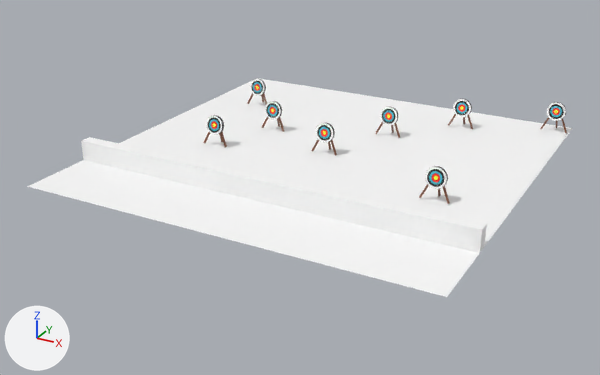
An edit to the glTF model static/range.gltf, drawn before and after from the same camera.
Camera for both pictures: a camera (50 mm lens) standing at (17.6, -34.4, 15.2) and looking at (-0.5, -1.5, -1.3). Arrows for +X, +Y and +Z are at lower left; the lights stay in place. Where no turn or scale is listed for an object, it has been applied to the vertices.

The older version as bpy lines, for what is in view:
```python
ob_block = bpy.data.objects.new('block', me_cube)
ob_block.location = (0.0, -6.0, 0.5)
ob_ground = bpy.data.objects.new('ground', me_plane)
ob_ground.location = (0.0, 0.0, 0.0)
ob_target_001 = bpy.data.objects.new('Target.001', me_cube_009)
ob_target_001.location = (-6.92, 5.09, 1.1)
ob_target_001.rotation_euler = (0.0, 0.0, 3.142)  # degrees (0, 0, 180)
ob_target_001.scale = (0.4, 0.4, 0.4)
ob_target_002 = bpy.data.objects.new('Target.002', me_cube_009)
ob_target_002.location = (-4.0, 1.89, 1.1)
ob_target_002.rotation_euler = (0.0, 0.0, 3.142)  # degrees (0, 0, 180)
ob_target_002.scale = (0.4, 0.4, 0.4)
ob_target_003 = bpy.data.objects.new('Target.003', me_cube_009)
ob_target_003.location = (-5.4, -1.54, 1.1)
ob_target_003.rotation_euler = (0.0, 0.0, 3.142)  # degrees (0, 0, 180)
ob_target_003.scale = (0.4, 0.4, 0.4)
ob_target_004 = bpy.data.objects.new('Target.004', me_cube_009)
ob_target_004.location = (1.77, 4.0, 1.1)
ob_target_004.rotation_euler = (0.0, 0.0, 3.142)  # degrees (0, 0, 180)
ob_target_004.scale = (0.4, 0.4, 0.4)
ob_target_005 = bpy.data.objects.new('Target.005', me_cube_009)
ob_target_005.location = (4.68, 7.13, 1.1)
ob_target_005.rotation_euler = (0.0, 0.0, 3.142)  # degrees (0, 0, 180)
ob_target_005.scale = (0.4, 0.4, 0.4)
ob_target_006 = bpy.data.objects.new('Target.006', me_cube_009)
ob_target_006.location = (9.23, 8.97, 1.1)
ob_target_006.rotation_euler = (0.0, 0.0, 3.142)  # degrees (0, 0, 180)
ob_target_006.scale = (0.4, 0.4, 0.4)
ob_target_007 = bpy.data.objects.new('Target.007', me_cube_009)
ob_target_007.location = (6.81, -2.61, 1.1)
ob_target_007.rotation_euler = (0.0, 0.0, 3.142)  # degrees (0, 0, 180)
ob_target_007.scale = (0.4, 0.4, 0.4)
```
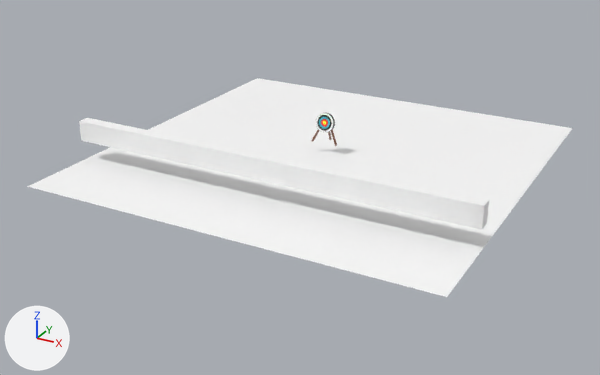
Where the change shows, as pixel boxes (x1, y1, x2, y2) in the pictures (600 x 375 px):
'block', moved: before (81, 137, 487, 253); after (79, 118, 489, 230)
'Target', moved: before (311, 123, 337, 156); after (312, 112, 337, 146)
'Target.007', deleted: before (419, 166, 450, 204)
'Target.003', deleted: before (203, 115, 227, 148)
'Target.006', deleted: before (540, 102, 567, 133)
'Target.004', deleted: before (376, 107, 400, 138)
'Target.005', deleted: before (448, 99, 473, 129)
'Target.002', deleted: before (262, 101, 285, 132)
'Target.001', deleted: before (247, 79, 267, 104)

The change, as a list of edits to the scene's bpy script:
```text
Change ob_block:
    ob_block.location: (0.0, -6.0, 0.5) -> (0.0, -6.0, 1.51)
Change ob_target:
    ob_target.location: (0.0, 0.13, 1.1) -> (0.0, 0.13, 1.62)
Remove ob_target_001:
    ob_target_001 = bpy.data.objects.new('Target.001', me_cube_009)
    ob_target_001.location = (-6.92, 5.09, 1.1)
    ob_target_001.rotation_euler = (0.0, 0.0, 3.142)  # degrees (0, 0, 180)
    ob_target_001.scale = (0.4, 0.4, 0.4)
Remove ob_target_002:
    ob_target_002 = bpy.data.objects.new('Target.002', me_cube_009)
    ob_target_002.location = (-4.0, 1.89, 1.1)
    ob_target_002.rotation_euler = (0.0, 0.0, 3.142)  # degrees (0, 0, 180)
    ob_target_002.scale = (0.4, 0.4, 0.4)
Remove ob_target_003:
    ob_target_003 = bpy.data.objects.new('Target.003', me_cube_009)
    ob_target_003.location = (-5.4, -1.54, 1.1)
    ob_target_003.rotation_euler = (0.0, 0.0, 3.142)  # degrees (0, 0, 180)
    ob_target_003.scale = (0.4, 0.4, 0.4)
Remove ob_target_004:
    ob_target_004 = bpy.data.objects.new('Target.004', me_cube_009)
    ob_target_004.location = (1.77, 4.0, 1.1)
    ob_target_004.rotation_euler = (0.0, 0.0, 3.142)  # degrees (0, 0, 180)
    ob_target_004.scale = (0.4, 0.4, 0.4)
Remove ob_target_005:
    ob_target_005 = bpy.data.objects.new('Target.005', me_cube_009)
    ob_target_005.location = (4.68, 7.13, 1.1)
    ob_target_005.rotation_euler = (0.0, 0.0, 3.142)  # degrees (0, 0, 180)
    ob_target_005.scale = (0.4, 0.4, 0.4)
Remove ob_target_006:
    ob_target_006 = bpy.data.objects.new('Target.006', me_cube_009)
    ob_target_006.location = (9.23, 8.97, 1.1)
    ob_target_006.rotation_euler = (0.0, 0.0, 3.142)  # degrees (0, 0, 180)
    ob_target_006.scale = (0.4, 0.4, 0.4)
Remove ob_target_007:
    ob_target_007 = bpy.data.objects.new('Target.007', me_cube_009)
    ob_target_007.location = (6.81, -2.61, 1.1)
    ob_target_007.rotation_euler = (0.0, 0.0, 3.142)  # degrees (0, 0, 180)
    ob_target_007.scale = (0.4, 0.4, 0.4)
```
